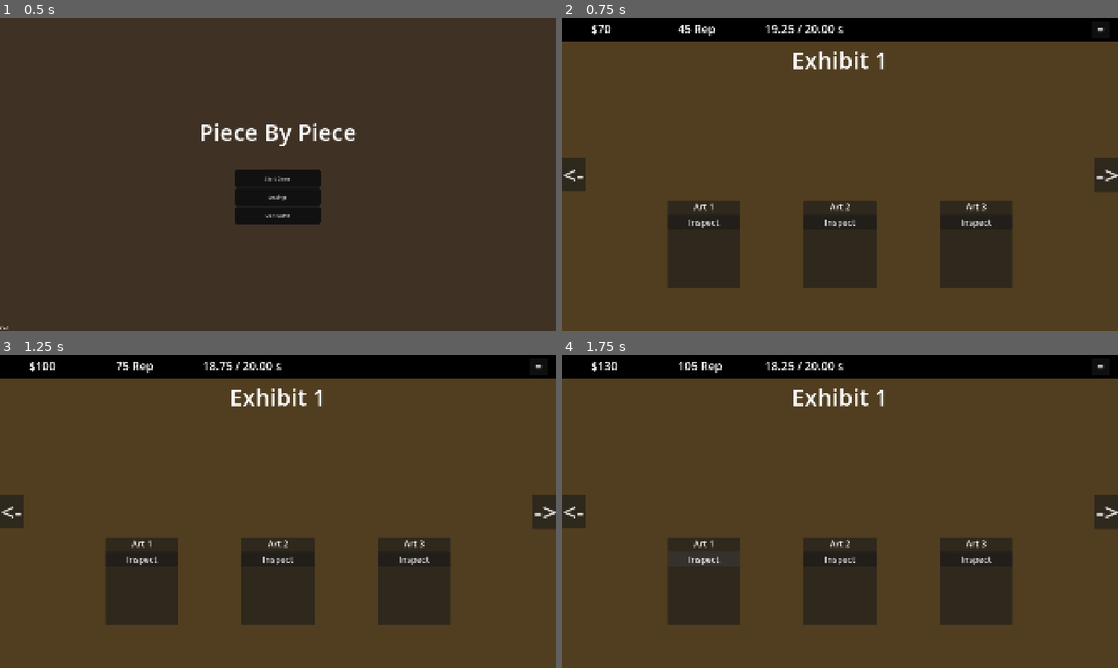
Above: before the commit, frames 1-4 (two rows, left to right).
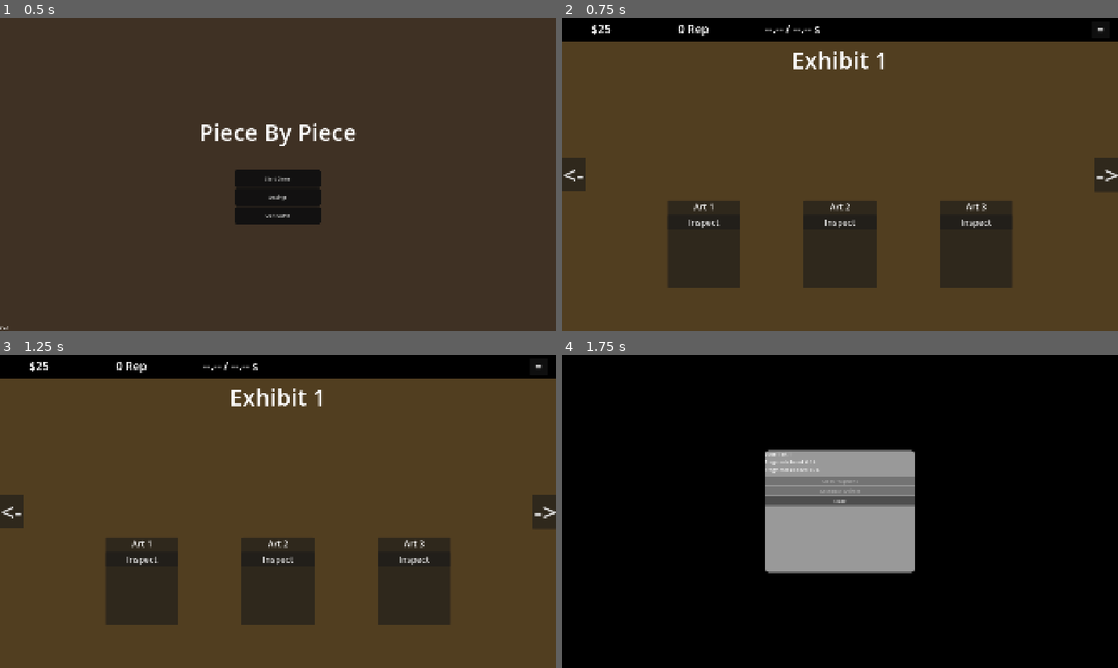
Above: after the commit, the same moments.

Repository: zsansone54/museum-game
Game: Godot game, scene res://MainMenu.tscn
The game is run twice, just before and just after one commit, with the same random seed, the same clock (stepped at 60 frames per second) and the same inputs.
Inputs:
- Up to frame 1 (0.5 s): no input
- Up to frame 2 (0.75 s): click "Start Game" at 0.5 s
- Up to frame 3 (1.25 s): no input
- Up to frame 4 (1.75 s): click "Inspect" at 1.25 s

Frame 1 is identical in both runs. In frame 2, 0.4% of the frame differs, in the area x 6-51%, y 2-6%; in frame 3, 0.4%; in frame 4, 93%, in the area x 0-100%, y 2-100%.

Commit message:
add artifact panel

Diff:
--- a/game/ArtifactMenu.tscn
+++ b/game/ArtifactMenu.tscn
@@ -1,6 +1,12 @@
 [gd_scene format=3 uid="uid://b6ddt174lqybw"]
 
 [ext_resource type="Script" uid="uid://bcsblyftdjksp" path="res://artifact_menu.gd" id="1_u3t71"]
+
+[sub_resource type="StyleBoxFlat" id="StyleBoxFlat_pgftg"]
+corner_radius_top_left = 16
+corner_radius_top_right = 16
+corner_radius_bottom_right = 16
+corner_radius_bottom_left = 16
 
 [node name="ArtifactMenu" type="Control" unique_id=1918927880]
 process_mode = 3
@@ -22,6 +28,7 @@
 color = Color(0, 0, 0, 1)
 
 [node name="ArtifactPanel" type="PanelContainer" parent="." unique_id=2040389278]
+custom_minimum_size = Vector2(520, 420)
 layout_mode = 1
 anchors_preset = 8
 anchor_left = 0.5
@@ -34,6 +41,7 @@
 offset_bottom = 60.5
 grow_horizontal = 2
 grow_vertical = 2
+theme_override_styles/panel = SubResource("StyleBoxFlat_pgftg")
 
 [node name="MarginContainer" type="MarginContainer" parent="ArtifactPanel" unique_id=392507774]
 layout_mode = 2
--- a/game/Exhibit1.gd
+++ b/game/Exhibit1.gd
@@ -4,12 +4,25 @@
 @onready var rep_label: Label = $Top/TopHudMargin/TopHud/RepLabel
 @onready var countdown_label: Label = $Top/TopHudMargin/TopHud/CountdownLabel
 
+
 func _ready() -> void:
 	$PauseMenu.action_selected.connect(_on_pause_menu_action_selected)
 	$SettingsMenu.closed.connect(_on_settings_menu_closed)
 
+	$ArtifactMargin/Gallery/Artifact1/Display/InspectButton.pressed.connect(
+		_on_artifact_1_inspect_button_pressed
+	)
+	$ArtifactMargin/Gallery/Artifact2/Display/InspectButton.pressed.connect(
+		_on_artifact_2_inspect_button_pressed
+	)
+	$ArtifactMargin/Gallery/Artifact3/Display/InspectButton.pressed.connect(
+		_on_artifact_3_inspect_button_pressed
+	)
+
+
 func _process(_delta: float) -> void:
 	update_hud()
+
 
 func update_hud() -> void:
 	funds_label.text = "$%d" % int(GameState.funds)
@@ -28,6 +41,19 @@
 			total_time
 		]
 
+
+func _on_artifact_1_inspect_button_pressed() -> void:
+	$ArtifactMenu.open_menu(0)
+
+
+func _on_artifact_2_inspect_button_pressed() -> void:
+	$ArtifactMenu.open_menu(1)
+
+
+func _on_artifact_3_inspect_button_pressed() -> void:
+	$ArtifactMenu.open_menu(2)
+
+
 func _on_pause_menu_action_selected(action: String) -> void:
 	match action:
 		"resume":
@@ -45,5 +71,6 @@
 func _on_settings_menu_closed() -> void:
 	$PauseMenu.open()
 
+
 func _on_pause_button_pressed() -> void:
 	$PauseMenu.open()
--- a/game/artifact_menu.gd
+++ b/game/artifact_menu.gd
@@ -1,11 +1,72 @@
 extends Control
 
+@onready var artifact_name_label: Label = $ArtifactPanel/MarginContainer/VBoxContainer/ArtifactNameLabel
+@onready var fragment_progress_label: Label = $ArtifactPanel/MarginContainer/VBoxContainer/FragmentProgressLabel
+@onready var clean_progress_label: Label = $ArtifactPanel/MarginContainer/VBoxContainer/CleaProgressLabel
+@onready var clean_button: Button = $ArtifactPanel/MarginContainer/VBoxContainer/CleanButton
+@onready var assemble_button: Button = $ArtifactPanel/MarginContainer/VBoxContainer/AssembleButton
+@onready var close_button: Button = $ArtifactPanel/MarginContainer/VBoxContainer/CloseButton
 
-# Called when the node enters the scene tree for the first time.
-func _ready() -> void:
-	pass # Replace with function body.
+var current_artifact_id := -1
 
 
-# Called every frame. 'delta' is the elapsed time since the previous frame.
-func _process(delta: float) -> void:
-	pass
+func _ready() -> void:
+	hide()
+
+	clean_button.pressed.connect(_on_clean_button_pressed)
+	assemble_button.pressed.connect(_on_assemble_button_pressed)
+	close_button.pressed.connect(_on_close_button_pressed)
+
+
+func open_menu(artifact_id: int) -> void:
+	current_artifact_id = artifact_id
+	refresh()
+	show()
+
+
+func refresh() -> void:
+	var artifact: Dictionary = GameState.get_artifact_data(current_artifact_id)
+	var progress: Dictionary = GameState.get_artifact_progress(current_artifact_id)
+
+	artifact_name_label.text = artifact["name"]
+	fragment_progress_label.text = "Fragments found: %d / %d" % [
+		progress["fragments_found"],
+		artifact["total_fragments"]
+	]
+	clean_progress_label.text = "Fragments cleaned: %d / %d" % [
+		progress["fragments_cleaned"],
+		artifact["total_fragments"]
+	]
+
+	clean_button.text = "Clean Fragment"
+	assemble_button.text = "Assemble Artifact"
+	close_button.text = "Close"
+
+	clean_button.disabled = (
+		progress["is_assembled"]
+		or progress["fragments_cleaned"] >= progress["fragments_found"]
+	)
+
+	assemble_button.disabled = (
+		progress["is_assembled"]
+		or progress["fragments_cleaned"] < artifact["total_fragments"]
+	)
+
+	if progress["is_assembled"]:
+		assemble_button.text = "Artifact Assembled"
+
+
+func _on_clean_button_pressed() -> void:
+	var artifact: Dictionary = GameState.get_artifact_data(current_artifact_id)
+	GameState.clean_fragment(artifact)
+	refresh()
+
+
+func _on_assemble_button_pressed() -> void:
+	var artifact: Dictionary = GameState.get_artifact_data(current_artifact_id)
+	GameState.assemble_artifact(artifact)
+	refresh()
+
+
+func _on_close_button_pressed() -> void:
+	hide()
--- a/game/game_state.gd
+++ b/game/game_state.gd
@@ -23,7 +23,7 @@
 	areas = game_data["areas"]
 	set_artifact_progress()
 	rng.randomize()
-	select_excavation_target(get_artifact_data(1))
+
 
 
 func _process(delta : float) -> void:
@@ -33,8 +33,7 @@
 			excavation_attempt_result()
 
 	update_donation_income(delta)
-	funds += 1
-	rep += 1
+
 
 
 func update_donation_income(delta : float) -> void:
